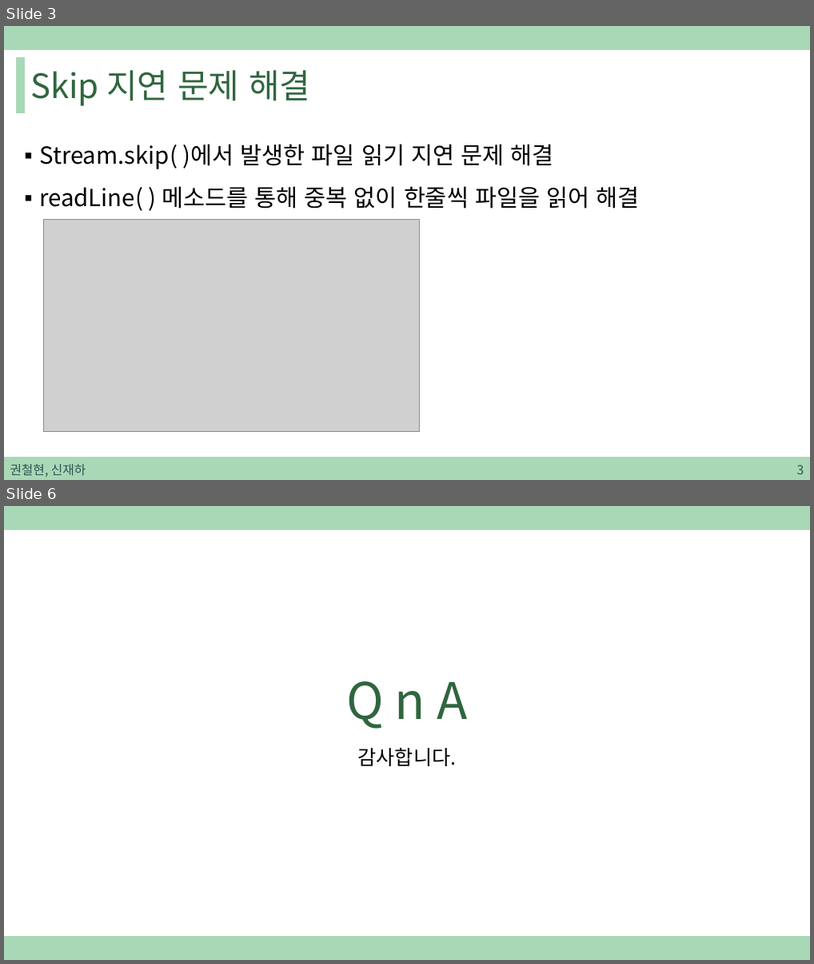
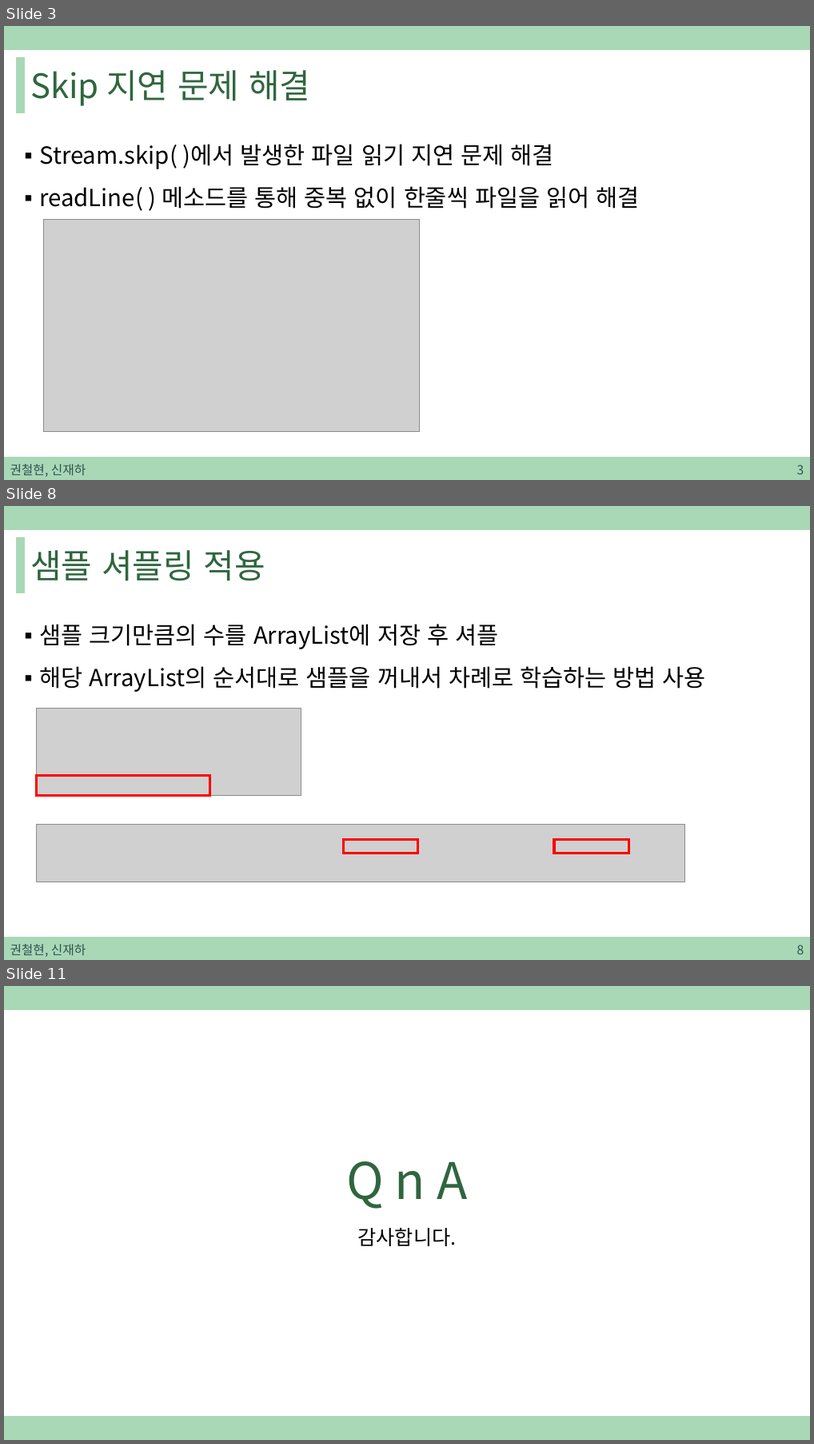
Before and after one commit to sjh4287/capston, a slide deck: 2022.02.18/권철현,신재하.pptx. Shown one above the other, each under a label of ours: slides 3 and 6 before the commit, slides 3, 8 and 11 after it; the slides between them are not shown. The pictures are 814x964 and 814x1444 pixels, drawn with LibreOffice and Linux fonts; fonts in the diff are those of the drawing; grey boxes stand for pictures. Boxes give left, top, right and bottom in pixels: in the first picture for what was removed or moved away, otherwise in the second. Text is boxed around its words. In the diff, an @@ line names an element or a change of style, - is before the commit and + after.

```diff
--- a/2022.02.18/권철현,신재하.pptx
+++ b/2022.02.18/권철현,신재하.pptx
@@ slide 8 added at [4, 506, 810, 960], background #FFFFFF; not listed: 3 template elements that a slide beside it also shows @@
@@ title added at [30, 550, 266, 581], 40 pt, text #2F663E @@
+샘플 셔플링 적용
@@ text added at [39, 624, 706, 692], 28 pt, text #000000 @@
+▪ 샘플 크기만큼의 수를 ArrayList에 저장 후 셔플
+▪ 해당 ArrayList의 순서대로 샘플을 꺼내서 차례로 학습하는 방법 사용
@@ picture added at [36, 708, 302, 795] @@
@@ rectangle added at [36, 776, 210, 795], outline #FF0000 3 pt @@
@@ picture added at [36, 824, 685, 882] @@
@@ rectangle added at [344, 840, 418, 853], outline #FF0000 3 pt @@
@@ rectangle added at [554, 840, 629, 853], outline #FF0000 3 pt @@
@@ text added at [10, 944, 86, 956], 15 pt, text #305250 @@
+권철현, 신재하
@@ page number added at [798, 944, 805, 954], 15 pt, text #305250 @@
+8
@@ what was slide 6 is now slide 11 @@
```
Also in this commit, not shown: 3 slides changed, 4 other slides added.
